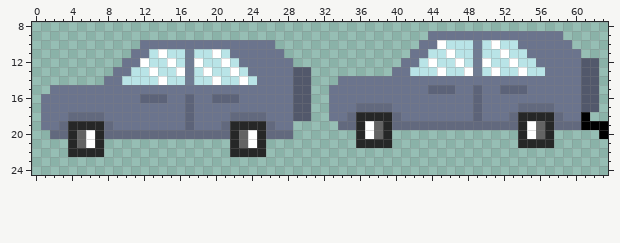
File history of a pixel-art sprite, res/Car_2.png. Above is the file before it was changed.
The file is 64x32 pixels. Colours within 5 levels of each other are drawn and written as one. Shown: x 0..63, y 8..24.
New version:
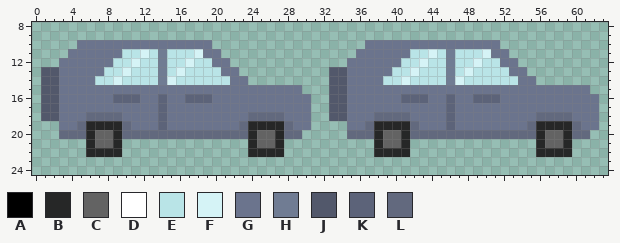
Palette (. is transparent): A #000000  B #262727  C #636363  D #ffffff  E #b9e4e7  F #d5f3f6  G #6b748d  H #707c93  J #52586b  K #5c6379  L #62697e
Edits made:
Changed rows in their new state; - is an unchanged pixel.
first column x 1:
 9 -------------------------------------------...............-----
10 ----GGGGGGG--------.......----------GGGGGG--GGGGGGG........----
11 ---GGGGGGEEF-H--EFGG.......--------GGGGGGEEF-H--EFGG........---
12 --GGGGGGEEFE-HE-FE-GG.......------GGGGGGEEFE-HE-FE-GG.........-
13 JJGGGGGEEF--EH-FE-E-GG........--JJGGGGGEEF--EH-FE-E-GG........-
14 JJGGGGEEF----HF-E--E-GG.......--JJ----EEFEEEEHFEEEEEE--.......-
15 JJ--------------------------G.--JJ---------GGG--G--GGG------G.-
16 JJ------KKKGG----KKGGG------GG--JJ------KKK--K---KK---------GG-
17 JJ-----------K--G-----------GG--JJ-GGGG------K--G----GGGG---GG-
18 JJ-GG--LL----K--G----GG--LL-GG--JJGGGLL-L----K--G---GGGLL-L-GG-
19 ..GGL--BBL---K--G---GGL--BBLGG---.GGLB-BB-GGGKGGGGGGGGLB-BB-GG.
20 -.-LLBCCB------------LLBCCB-L-----LLLBCCBLLLLLLLLLLLLLLBCCBLL-.
21 ---..BCCB------------..BCCB--------..-CCB------------..-CCB----
22 ---..--BB------------..--BB----------BBBB--------------BBBB----
